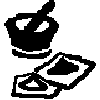
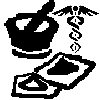
Layers edited between the first and the second (100, 100) image:
added layer "Heal" above "图层 4" over 52, 5, 99, 53
